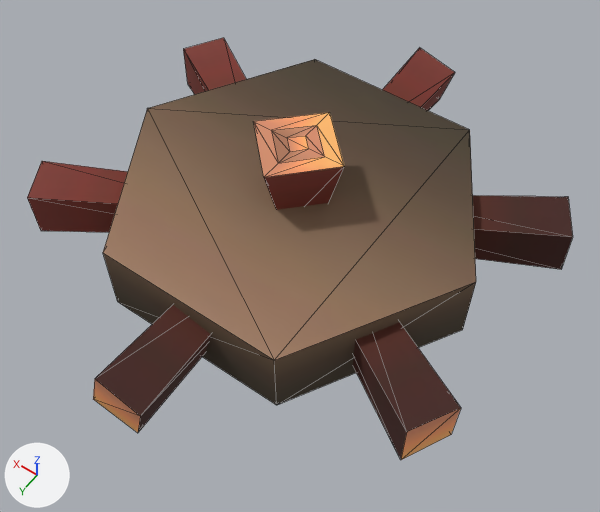
What one commit did to the FBX model Assets/Meshes/Mechanics/Cog_Wheel_001.FBX.
The view is the same before and after, from a camera (50 mm lens) standing at (-0.207, 0.287, 0.433) and looking at (-0.009, 0.01, -0.003). The lights are fixed; the arrows at lower left show +X, +Y and +Z. Mesh edges are drawn as thin lines.

Before the edit, the objects in view are built like this:
```python
me_mesh = bpy.data.meshes.new('Mesh')
me_mesh.from_pydata(...)  # 84 vertices, 148 faces; spans x -0.156..0.156, y -0.171..0.171, z -0.074..0.088
me_mesh.materials.append(mat_buildings)  # picture img_tex_buildings_001_tga
ob_cog_wheel_001 = bpy.data.objects.new('Cog_Wheel_001', me_mesh)
ob_cog_wheel_001.location = (0.0, 0.0, 0.0)
```
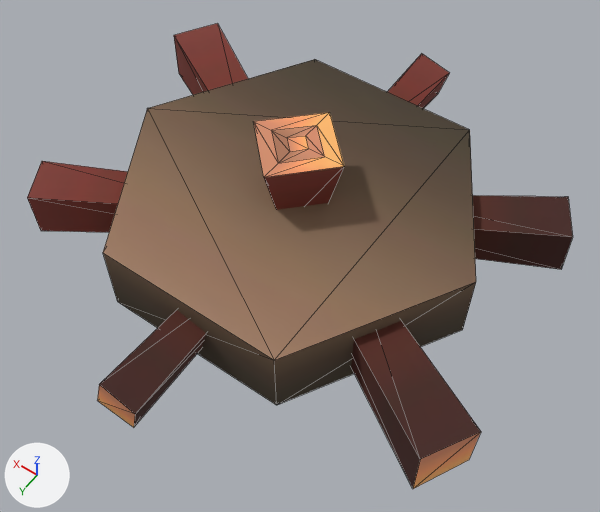
The change, as a list of edits to the scene's bpy script:
```text
Change me_mesh:
    where me_mesh.from_pydata(...)  # 84 vertices, 148 faces; spans x -0.156..0.156, y -0.171..0.171, z -0.074..0.088
    used by ob_cog_wheel_001; location = (0.0, 0.0, 0.0)
    me_mesh part 1: the loose piece of 16 vertices spanning x -0.156..0.156, y -0.099..0.099, z 0.008..0.041 is scaled about its middle by 1.1
    me_mesh part 2: the loose piece of 16 vertices spanning x -0.02..0.02, y -0.171..0.171, z 0.005..0.044 is scaled about its middle by (0.793, 1, 0.793)
```

Location of each change, [x1, y1, x2, y2] in pixels of the pictures (600 x 512 px; the box of a moved part takes in the faces that stretch with it):
'Cog_Wheel_001', reshaped (10% taller)
    before: [27, 38, 573, 460]
    after: [27, 23, 573, 489]
part 1 of me_mesh, moved or reshaped
    before: [183, 38, 461, 460]
    after: [174, 23, 481, 489]
part 2 of me_mesh, moved or reshaped
    before: [93, 48, 455, 433]
    after: [98, 54, 449, 427]
